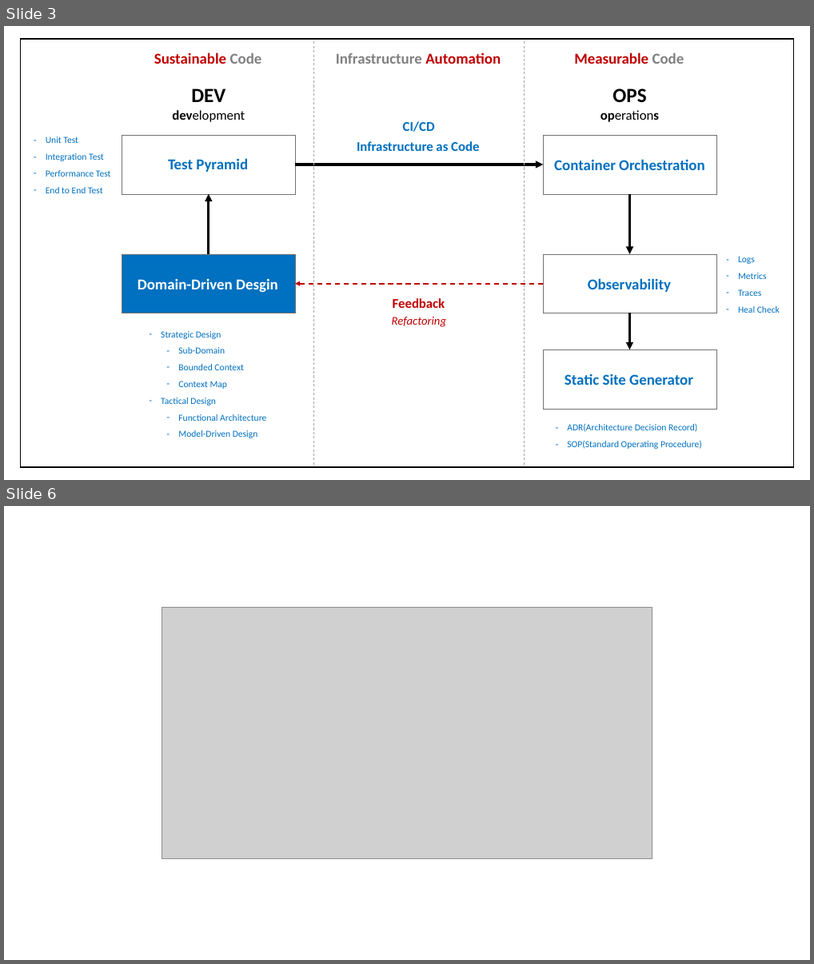
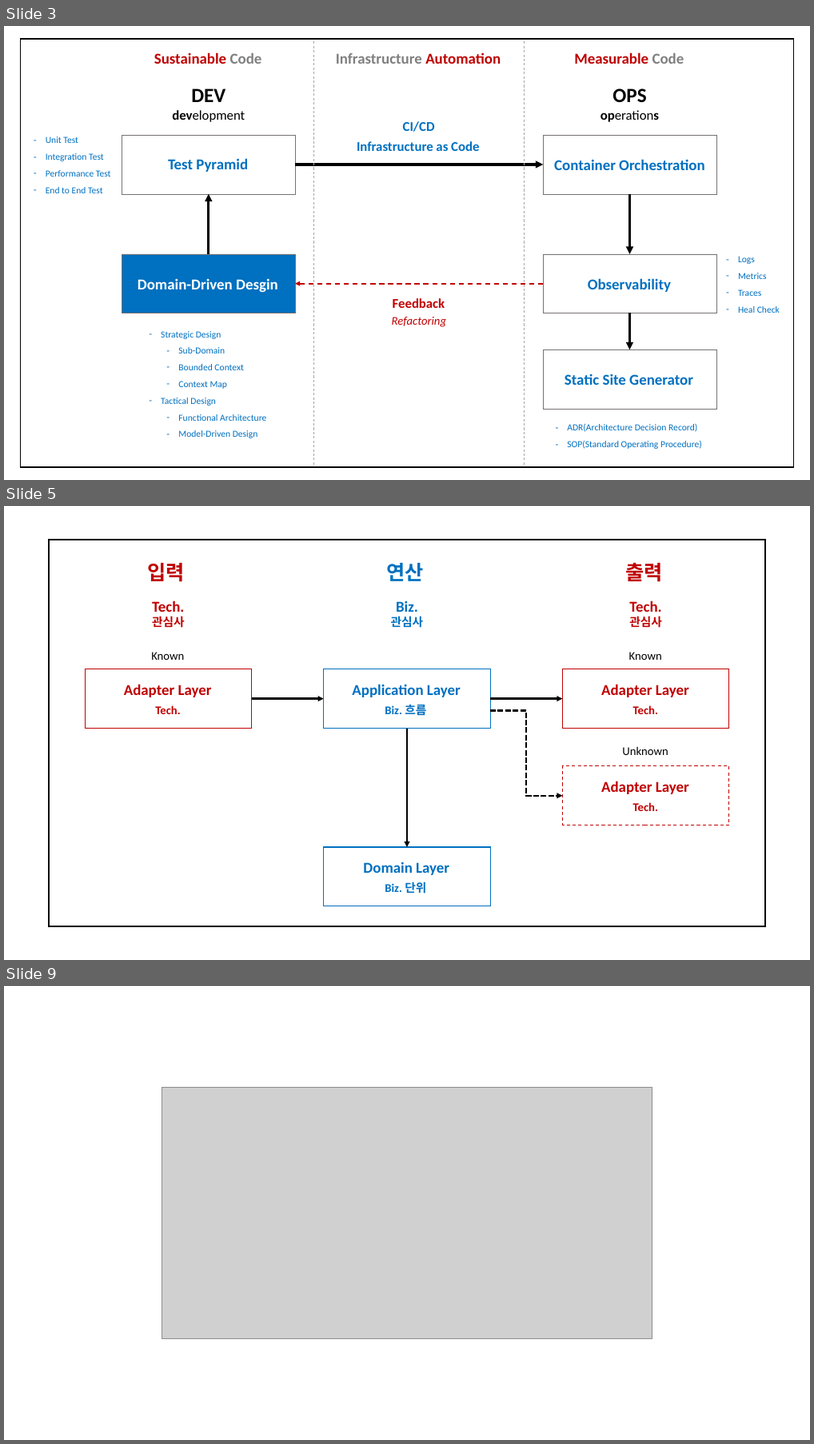
Before and after one commit to hhko/beyondcode, a slide deck: README.pptx. Shown one above the other, each under a label of ours: slides 3 and 6 before the commit, slides 3, 5 and 9 after it; the slides between them are not shown. The pictures are 814x964 and 814x1444 pixels, drawn with LibreOffice and Linux fonts; fonts in the diff are those of the drawing; grey boxes stand for pictures. Boxes give left, top, right and bottom in pixels: in the first picture for what was removed or moved away, otherwise in the second. Text is boxed around its words. In the diff, an @@ line names an element or a change of style, - is before the commit and + after.

Commit message:
fix: 관심사의 분리 단위 세분화

```diff
--- a/README.pptx
+++ b/README.pptx
@@ slide 5 added at (x1=4, y1=506, x2=810, y2=960), background #FFFFFF @@
@@ rectangle added at (x1=49, y1=540, x2=766, y2=926), outline #000000 1.5 pt @@
@@ text added at (x1=148, y1=563, x2=185, y2=582), 24 pt, text #C00000, bold @@
+입력
@@ text added at (x1=386, y1=563, x2=423, y2=581), 24 pt, text #0070C0, bold @@
+연산
@@ text added at (x1=626, y1=563, x2=662, y2=582), 24 pt, text #C00000, bold @@
+출력
@@ text added at (x1=152, y1=600, x2=185, y2=628), 18 pt, text #C00000, bold @@
+Tech.
+관심사
@@ text added at (x1=391, y1=600, x2=424, y2=628), 18 pt, text #0070C0, bold @@
+Biz.
+관심사
@@ text added at (x1=630, y1=600, x2=662, y2=628), 18 pt, text #C00000, bold @@
+Tech.
+관심사
@@ rectangle added at (x1=85, y1=669, x2=252, y2=728), outline #C00000 1 pt @@
@@ text added at (x1=151, y1=652, x2=184, y2=660), 14 pt, text #000000 @@
+Known
@@ rectangle added at (x1=324, y1=669, x2=491, y2=728), outline #0070C0 1 pt @@
@@ rectangle added at (x1=563, y1=669, x2=730, y2=728), outline #C00000 1 pt @@
@@ text added at (x1=630, y1=652, x2=662, y2=660), 14 pt, text #000000 @@
+Known
@@ text added at (x1=124, y1=684, x2=212, y2=697), 18 pt, text #C00000, bold @@
+Adapter Layer
@@ text added at (x1=352, y1=684, x2=461, y2=697), 18 pt, text #0070C0, bold @@
+Application Layer
@@ text added at (x1=602, y1=684, x2=690, y2=697), 18 pt, text #C00000, bold @@
+Adapter Layer
@@ text added at (x1=155, y1=705, x2=180, y2=714), 14 pt, text #C00000, bold @@
+Tech.
@@ arrow added from (252, 698) to (324, 698), #000000 2.25 pt @@
@@ text added at (x1=385, y1=704, x2=426, y2=715), 14 pt, text #0070C0, bold @@
+Biz. 흐름
@@ elbow arrow added from (490, 711) to (563, 795), #000000 2.25 pt dashed @@
@@ arrow added from (491, 698) to (563, 698), #000000 2.25 pt @@
@@ text added at (x1=634, y1=705, x2=658, y2=714), 14 pt, text #C00000, bold @@
+Tech.
@@ arrow added from (407, 728) to (407, 847), #000000 2.25 pt @@
@@ rectangle added at (x1=563, y1=766, x2=730, y2=825), outline #C00000 1 pt dashed @@
@@ text added at (x1=622, y1=747, x2=669, y2=755), 14 pt, text #000000 @@
+Unknown
@@ text added at (x1=602, y1=780, x2=690, y2=794), 18 pt, text #C00000, bold @@
+Adapter Layer
@@ text added at (x1=634, y1=802, x2=658, y2=811), 14 pt, text #C00000, bold @@
+Tech.
@@ rectangle added at (x1=324, y1=847, x2=491, y2=906), outline #0070C0 1 pt @@
@@ text added at (x1=363, y1=861, x2=450, y2=875), 18 pt, text #0070C0, bold @@
+Domain Layer
@@ text added at (x1=385, y1=881, x2=426, y2=893), 14 pt, text #0070C0, bold @@
+Biz. 단위
@@ what was slide 6 is now slide 9 @@
```
Also in this commit, not shown: 2 slides changed, 2 other slides added, 3 other files.
